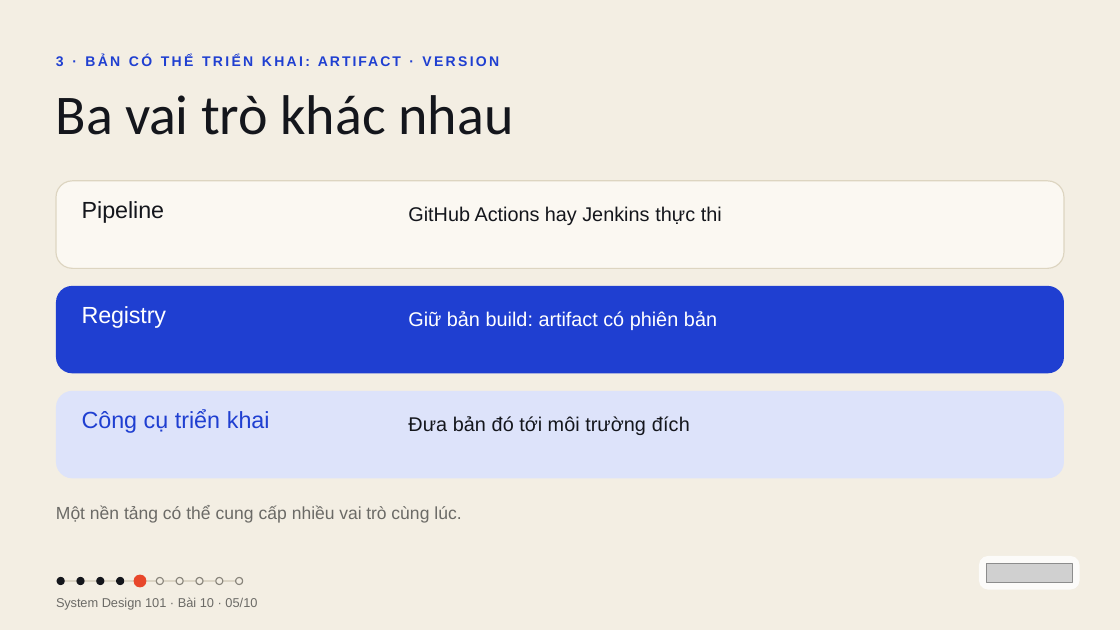
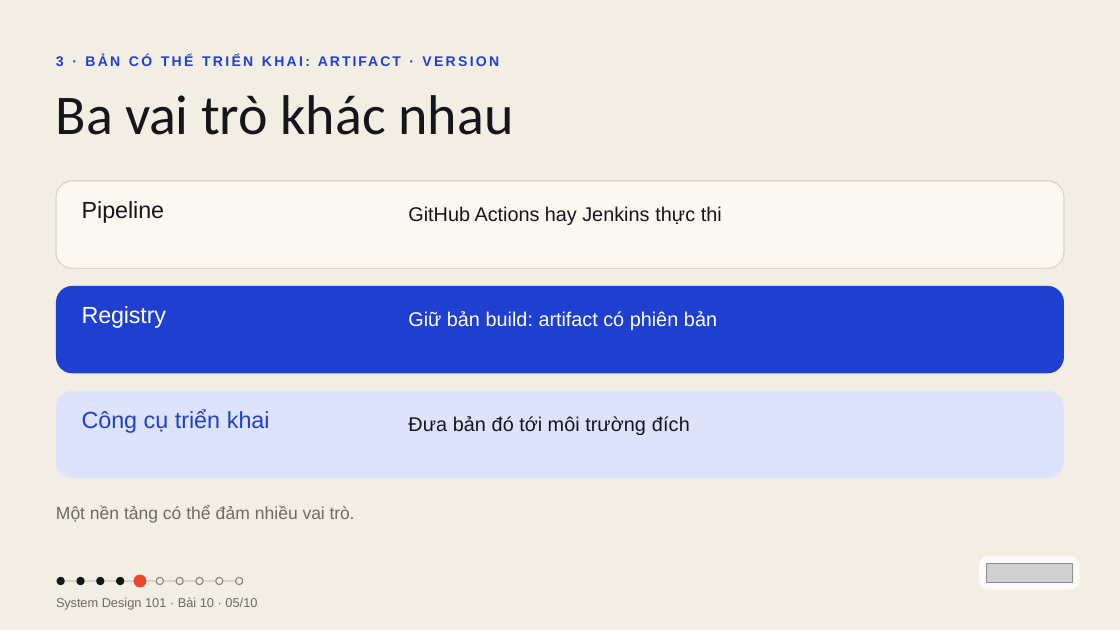
Before and after one commit to vohoailinh90/tool-marketing-studio, a slide deck: slide 5 of system-design-101/vi/lessons/sd-09-010/slides/sd-09-010.pptx. Drawn at 1120x630 pixels with LibreOffice and Linux fonts; fonts in the diff are those of the drawing; grey boxes stand for pictures. Boxes give left, top, right and bottom in pixels: in the first picture for what was removed or moved away, otherwise in the second. Text is boxed around its words. In the diff, an @@ line names an element or a change of style, - is before the commit and + after.

```diff
--- a/system-design-101/vi/lessons/sd-09-010/slides/sd-09-010.pptx
+++ b/system-design-101/vi/lessons/sd-09-010/slides/sd-09-010.pptx
@@ text at (56, 505, 355, 523): text changed @@
-Một nền tảng có thể cung cấp nhiều vai trò cùng lúc.
+Một nền tảng có thể đảm nhiều vai trò.
```
Also in this commit, not shown: 6 other slides changed, 1 other file.
